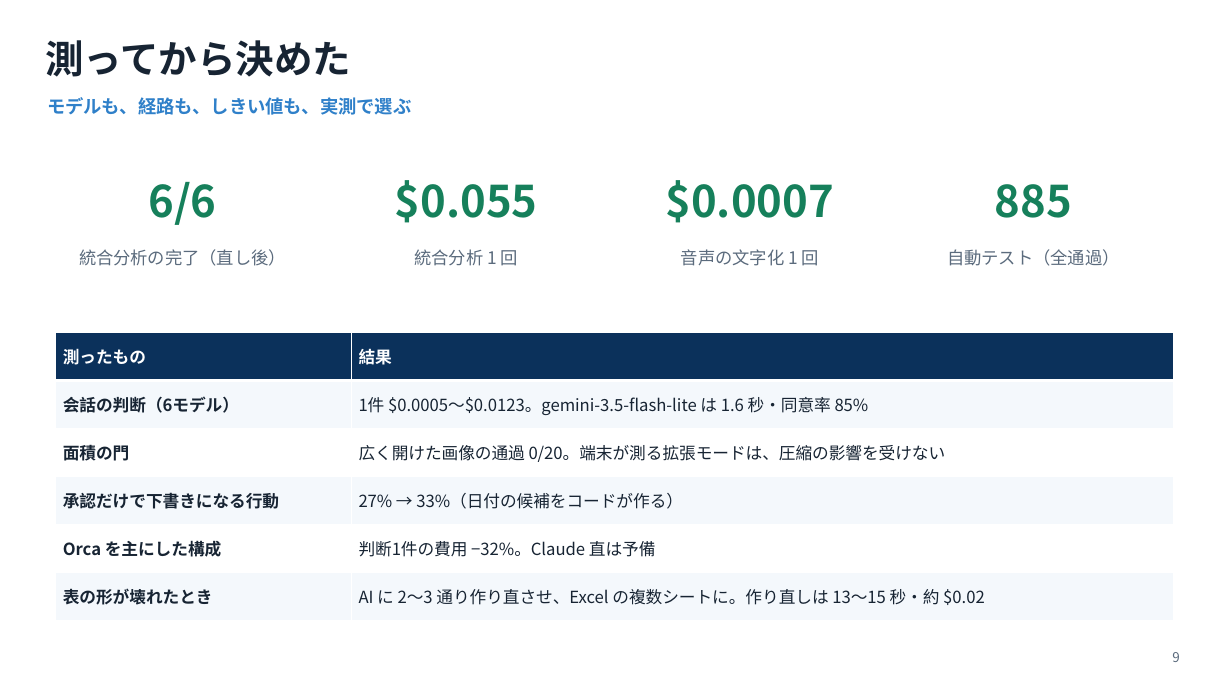
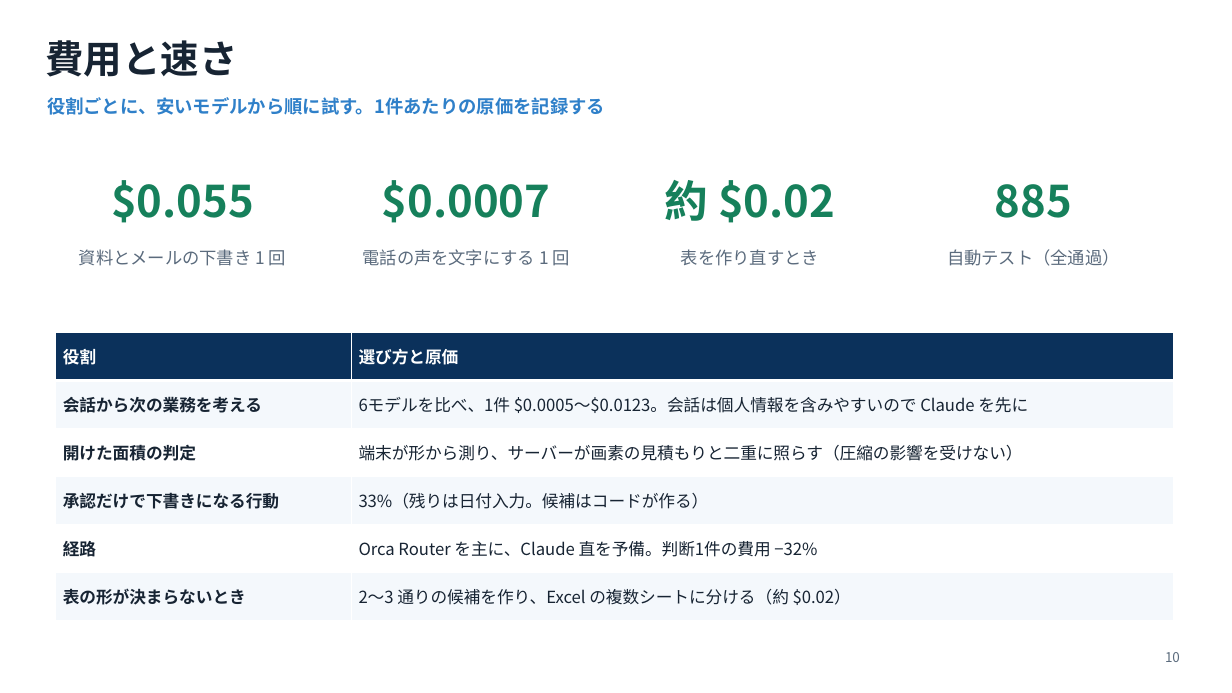
Before and after one commit to 009-next/Connect-Force, a slide deck: slide 10 of hackathon_materials/slides/Connect-Force_submission.pptx (slide 9 before the commit). Drawn at 1232x693 pixels with LibreOffice and Linux fonts; fonts in the diff are those of the drawing. Boxes give left, top, right and bottom in pixels: in the first picture for what was removed or moved away, otherwise in the second. Text is boxed around its words. In the diff, an @@ line names an element or a change of style, - is before the commit and + after.

```diff
--- a/hackathon_materials/slides/Connect-Force_submission.pptx
+++ b/hackathon_materials/slides/Connect-Force_submission.pptx
@@ text at [45, 40, 237, 77]: text changed @@
-測ってから決めた
+費用と速さ
@@ text at [47, 97, 605, 115]: text changed @@
-モデルも、経路も、しきい値も、実測で選ぶ
+役割ごとに、安いモデルから順に試す。1件あたりの原価を記録する
@@ text at [111, 180, 254, 223]: text changed @@
-6/6
+$0.055
@@ text at [382, 180, 550, 223]: text changed @@
-$0.055
+$0.0007
@@ text at [665, 180, 835, 223]: text changed @@
-$0.0007
+約 $0.02
@@ text at [79, 249, 286, 266]: text changed @@
-統合分析の完了（直し後）
+資料とメールの下書き 1 回
@@ text at [363, 249, 570, 266]: text changed @@
-統合分析 1 回
+電話の声を文字にする 1 回
@@ text at [681, 249, 819, 266]: text changed @@
-音声の文字化 1 回
+表を作り直すとき
@@ table at [55, 333, 1174, 621] @@
-row 1, column 1: 測ったもの
+row 1, column 1: 役割
-row 1, column 2: 結果
+row 1, column 2: 選び方と原価
-row 2, column 1: 会話の判断（6モデル）
+row 2, column 1: 会話から次の業務を考える
-row 2, column 2: 1件 $0.0005〜$0.0123。gemini-3.5-flash-lite は 1.6 秒・同意率 85%
+row 2, column 2: 6モデルを比べ、1件 $0.0005〜$0.0123。会話は個人情報を含みやすいので Claude を先に
-row 3, column 1: 面積の門
+row 3, column 1: 開けた面積の判定
-row 3, column 2: 広く開けた画像の通過 0/20。端末が測る拡張モードは、圧縮の影響を受けない
+row 3, column 2: 端末が形から測り、サーバーが画素の見積もりと二重に照らす（圧縮の影響を受けない）
-row 4, column 2: 27% → 33%（日付の候補をコードが作る）
+row 4, column 2: 33%（残りは日付入力。候補はコードが作る）
-row 5, column 1: Orca を主にした構成
+row 5, column 1: 経路
-row 5, column 2: 判断1件の費用 −32%。Claude 直は予備
+row 5, column 2: Orca Router を主に、Claude 直を予備。判断1件の費用 −32%
-row 6, column 1: 表の形が壊れたとき
+row 6, column 1: 表の形が決まらないとき
-row 6, column 2: AI に 2〜3 通り作り直させ、Excel の複数シートに。作り直しは 13〜15 秒・約 $0.02
+row 6, column 2: 2〜3 通りの候補を作り、Excel の複数シートに分ける（約 $0.02）
@@ text at [1165, 652, 1180, 662]: text changed @@
-9
+10
```
Also in this commit, not shown: 9 other slides changed, 1 slide added, 9 other files.
